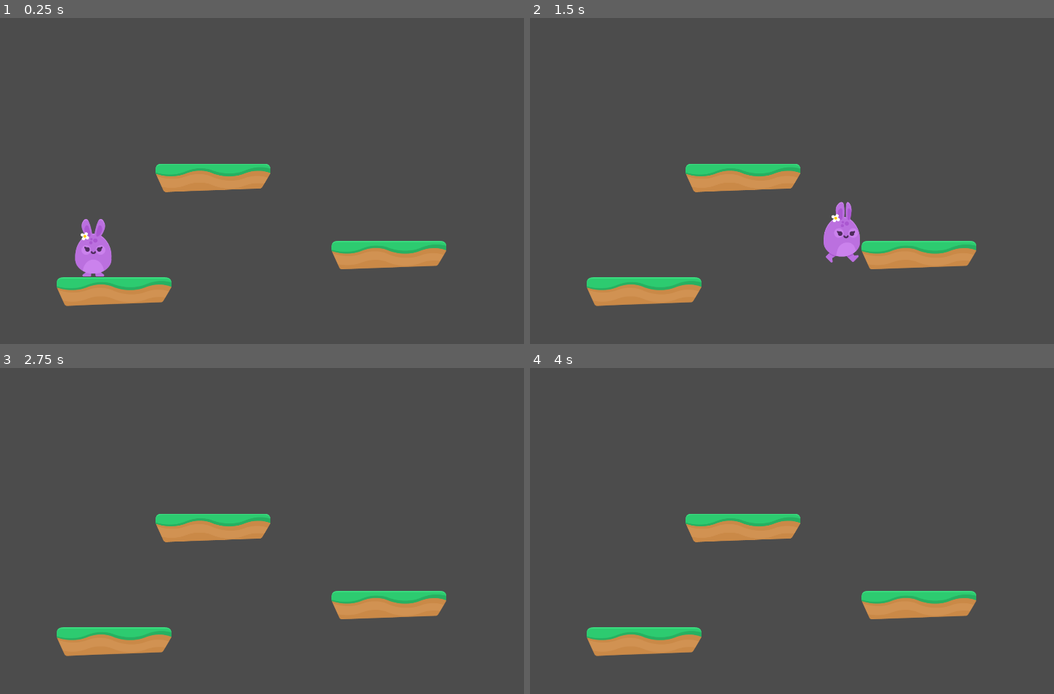
Above: before the commit, frames 1-4 (two rows, left to right).
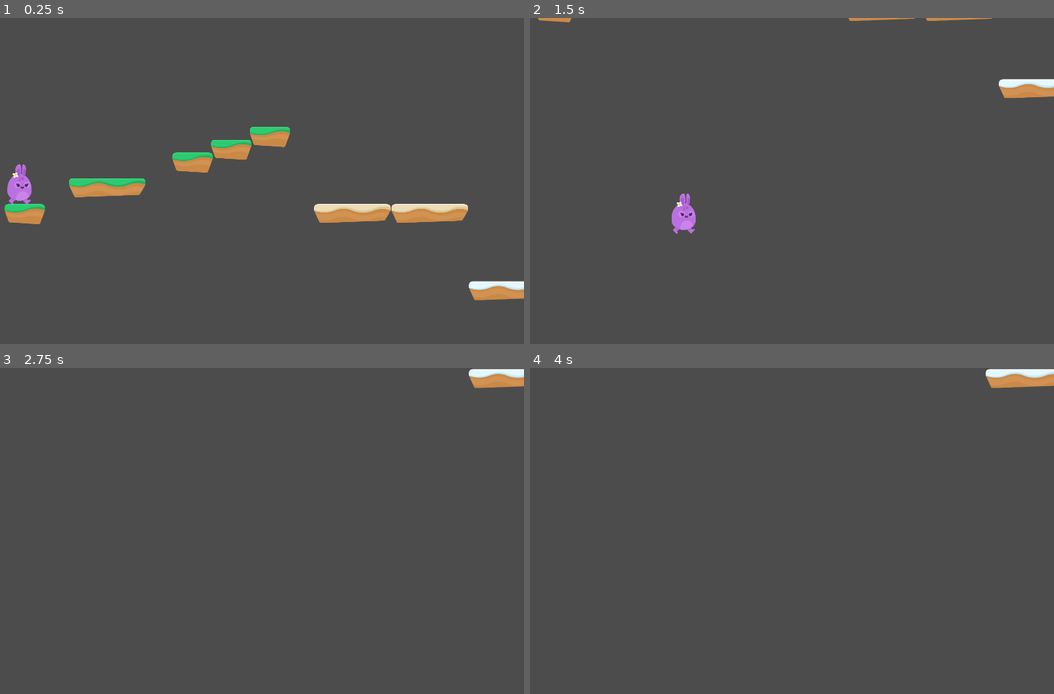
Above: after the commit, the same moments.

Repository: Helmbearer/Marco_Days
Game: Godot game, scene res://Scenes/Level1.tscn
The game is run twice, just before and just after one commit, with the same random seed, the same clock (stepped at 60 frames per second) and the same inputs.
Inputs:
- Up to frame 1 (0.25 s): no input
- Up to frame 2 (1.5 s): hold Right (ui_right) from 0.53 s (still down); tap Up (ui_up) at 0.77 s
- Up to frame 3 (2.75 s): tap Up (ui_up) at 1.52 s; release Right (ui_right) at 2.03 s; hold Left (ui_left) from 2.03 s (still down)
- Up to frame 4 (4 s): tap Enter at 2.75 s; release Left (ui_left) at 2.78 s; hold Right (ui_right) from 2.78 s (still down); tap Up (ui_up) at 3.02, 3.77 s; tap Space at 3.5 s

The runs differ from the first frame. In frame 1, 11% of the frame differs, in the area x 0-100%, y 33-89%; in frame 2, 7.2%; in frame 3, 5.7%; in frame 4, 5.9%.
Error after the commit: Parse Error: The function signature doesn't match the parent. Parent signature is: "void update()". (res://Scripts/PlayerAnimation.gd:3)

Commit message:
Collision, Platform edit and Camera

Diff:
--- /dev/null
+++ b/Hoppy_Days/Scenes/Camera2D.tscn
@@ -0,0 +1,26 @@
+[gd_scene format=2]
+
+[node name="Camera2D" type="Camera2D"]
+
+anchor_mode = 1
+rotating = false
+current = true
+zoom = Vector2( 1, 1 )
+limit_left = -10000000
+limit_top = -10000000
+limit_right = 10000000
+limit_bottom = 10000000
+limit_smoothed = false
+drag_margin_h_enabled = true
+drag_margin_v_enabled = true
+smoothing_enabled = false
+smoothing_speed = 5.0
+offset_v = 0.0
+offset_h = 0.0
+drag_margin_left = 0.2
+drag_margin_top = 0.2
+drag_margin_right = 0.2
+drag_margin_bottom = 0.2
+editor_draw_screen = true
+editor_draw_limits = false
+editor_draw_drag_margin = false
--- a/Hoppy_Days/Scenes/Level1.tscn
+++ b/Hoppy_Days/Scenes/Level1.tscn
@@ -1,85 +1,39 @@
-[gd_scene load_steps=3 format=2]
+[gd_scene load_steps=4 format=2]
 
 [ext_resource path="res://Scenes/Player.tscn" type="PackedScene" id=1]
-[ext_resource path="res://GFX/Environment/ground_grass.png" type="Texture" id=2]
+[ext_resource path="res://Scenes/Camera2D.tscn" type="PackedScene" id=2]
+[ext_resource path="res://Scenes/PlatformTiles.tres" type="TileSet" id=3]
 
 [node name="Level1" type="Node2D" index="0"]
 
 [node name="Player" parent="." index="0" instance=ExtResource( 1 )]
 
-position = Vector2( 496.533, 700.167 )
+position = Vector2( 78.1067, 887.064 )
 
-[node name="Platform" type="StaticBody2D" parent="." index="1"]
+[node name="Camera2D" parent="Player" index="2" instance=ExtResource( 2 )]
 
-editor/display_folded = true
-position = Vector2( 891.748, 529.392 )
-input_pickable = false
+zoom = Vector2( 1.5, 1.5 )
+limit_left = -300
+limit_bottom = 3000
+_sections_unfolded = [ "Limit" ]
+
+[node name="TileMap" type="TileMap" parent="." index="1"]
+
+position = Vector2( 2.78955, 41.8427 )
+mode = 0
+tile_set = ExtResource( 3 )
+cell_size = Vector2( 64, 64 )
+cell_quadrant_size = 16
+cell_custom_transform = Transform2D( 1, 0, 0, 1, 0, 0 )
+cell_half_offset = 2
+cell_tile_origin = 0
+cell_y_sort = false
+cell_clip_uv = false
+collision_use_kinematic = false
+collision_friction = 1.0
+collision_bounce = 0.0
 collision_layer = 1
 collision_mask = 1
-constant_linear_velocity = Vector2( 0, 0 )
-constant_angular_velocity = 0.0
-friction = 1.0
-bounce = 0.0
-__meta__ = {
-"_edit_group_": true
-}
-
-[node name="Sprite" type="Sprite" parent="Platform" index="0"]
-
-texture = ExtResource( 2 )
-
-[node name="CollisionPolygon2D" type="CollisionPolygon2D" parent="Platform" index="1"]
-
-visible = false
-build_mode = 0
-polygon = PoolVector2Array( -178.476, -47.3638, 177.591, -48.3794, 189.507, -39.6407, 190.253, -10.2574, 160.462, 37.0111, -161.282, 47.7359, -166.843, 38.2027, -191.073, -14.2296, -188.266, -38.7974, -183.895, -43.8673 )
-
-[node name="Platform2" type="StaticBody2D" parent="." index="2"]
-
-editor/display_folded = true
-position = Vector2( 1473.46, 785.368 )
-input_pickable = false
-collision_layer = 1
-collision_mask = 1
-constant_linear_velocity = Vector2( 0, 0 )
-constant_angular_velocity = 0.0
-friction = 1.0
-bounce = 0.0
-__meta__ = {
-"_edit_group_": true
-}
-
-[node name="Sprite" type="Sprite" parent="Platform2" index="0"]
-
-texture = ExtResource( 2 )
-
-[node name="CollisionPolygon2D" type="CollisionPolygon2D" parent="Platform2" index="1"]
-
-visible = false
-build_mode = 0
-polygon = PoolVector2Array( -178.476, -47.3638, 177.591, -48.3794, 189.507, -39.6407, 190.253, -10.2574, 160.462, 37.0111, -161.282, 47.7359, -166.843, 38.2027, -191.073, -14.2296, -188.266, -38.7974, -183.895, -43.8673 )
-
-[node name="Platform3" type="StaticBody2D" parent="." index="3"]
-
-editor/display_folded = true
-position = Vector2( 564.554, 906.281 )
-input_pickable = false
-collision_layer = 1
-collision_mask = 1
-constant_linear_velocity = Vector2( 0, 0 )
-constant_angular_velocity = 0.0
-friction = 1.0
-bounce = 0.0
-__meta__ = {
-"_edit_group_": true
-}
-
-[node name="Sprite" type="Sprite" parent="Platform3" index="0"]
-
-texture = ExtResource( 2 )
-
-[node name="CollisionPolygon2D" type="CollisionPolygon2D" parent="Platform3" index="1"]
-
-visible = false
-build_mode = 0
-polygon = PoolVector2Array( -178.476, -47.3638, 177.591, -48.3794, 189.507, -39.6407, 190.253, -10.2574, 160.462, 37.0111, -161.282, 47.7359, -166.843, 38.2027, -191.073, -14.2296, -188.266, -38.7974, -183.895, -43.8673 )
+occluder_light_mask = 1
+format = 1
+tile_data = PoolIntArray( 262216, 1, 0, 524369, 5, 0, 589843, 6, 0, 589888, 1, 0, 655376, 6, 0, 720909, 6, 0, 851973, 3, 0, 852039, 1, 0, 917590, 5, 0, 983040, 6, 0, 983064, 2, 0, 983070, 2, 0, 1048636, 1, 0, 1114157, 7, 0, 1245247, 1, 0, 1376292, 0, 0, 1376309, 0, 0, 1441885, 5, 0, 1441891, 5, 0, 1441898, 5, 0, 1507375, 7, 0 )
--- /dev/null
+++ b/Hoppy_Days/Scenes/PlatformTiles.tres
@@ -0,0 +1,205 @@
+[gd_resource type="TileSet" load_steps=21 format=2]
+
+[ext_resource path="res://GFX/Environment/ground_snow.png" type="Texture" id=1]
+[ext_resource path="res://GFX/Environment/ground_cake.png" type="Texture" id=2]
+[ext_resource path="res://GFX/Environment/ground_sand.png" type="Texture" id=3]
+[ext_resource path="res://GFX/Environment/ground_grass.png" type="Texture" id=4]
+[ext_resource path="res://GFX/Environment/ground_sand_small.png" type="Texture" id=5]
+[ext_resource path="res://GFX/Environment/ground_cake_small.png" type="Texture" id=6]
+[ext_resource path="res://GFX/Environment/ground_grass_small.png" type="Texture" id=7]
+[ext_resource path="res://GFX/Environment/ground_snow_small.png" type="Texture" id=8]
+
+[sub_resource type="ConvexPolygonShape2D" id=1]
+
+custom_solver_bias = 0.0
+points = PoolVector2Array( -164.078, 43.5098, -190.248, -14.2064, -190.248, -28.5458, -189.531, -35.7155, -184.87, -43.6022, -176.984, -47.1871, 171.465, -47.9041, 178.276, -46.8286, 186.88, -41.8098, 191.181, -33.2061, 190.823, -15.2819, 162.144, 33.1138, 157.842, 35.9816, -161.569, 47.0947 )
+
+[sub_resource type="ConvexPolygonShape2D" id=2]
+
+custom_solver_bias = 0.0
+points = PoolVector2Array( -164.078, 43.5098, -190.248, -14.2064, -190.248, -28.5458, -189.531, -35.7155, -184.87, -43.6022, -176.984, -47.1871, 171.465, -47.9041, 178.276, -46.8286, 186.88, -41.8098, 191.181, -33.2061, 190.823, -15.2819, 162.144, 33.1138, 157.842, 35.9816, -161.569, 47.0947 )
+
+[sub_resource type="ConvexPolygonShape2D" id=3]
+
+custom_solver_bias = 0.0
+points = PoolVector2Array( -164.078, 43.5098, -190.248, -14.2064, -190.248, -28.5458, -189.531, -35.7155, -184.87, -43.6022, -176.984, -47.1871, 171.465, -47.9041, 178.276, -46.8286, 186.88, -41.8098, 191.181, -33.2061, 190.823, -15.2819, 162.144, 33.1138, 157.842, 35.9816, -161.569, 47.0947 )
+
+[sub_resource type="ConvexPolygonShape2D" id=4]
+
+custom_solver_bias = 0.0
+points = PoolVector2Array( -164.078, 43.5098, -190.248, -14.2064, -190.248, -28.5458, -189.531, -35.7155, -184.87, -43.6022, -176.984, -47.1871, 171.465, -47.9041, 178.276, -46.8286, 186.88, -41.8098, 191.181, -33.2061, 190.823, -15.2819, 162.144, 33.1138, 157.842, 35.9816, -161.569, 47.0947 )
+
+[sub_resource type="ConvexPolygonShape2D" id=5]
+
+custom_solver_bias = 0.0
+points = PoolVector2Array( -85.9215, -49.6223, 84.967, -49.9776, 92.2667, -48.5177, 96.9386, -44.1378, 100.734, -37.1301, 101.026, -18.7348, 88.1788, 16.0119, 76.2074, 47.8387, 73.5795, 50.4666, -74.459, 41.7069, -79.4767, 38.6088, -91.3859, 4.78125 )
+
+[sub_resource type="ConvexPolygonShape2D" id=6]
+
+custom_solver_bias = 0.0
+points = PoolVector2Array( -85.9215, -49.6223, -91.3859, 4.78125, -99.0781, -16.3725, -99.7339, -24.7031, -99.1643, -39.085, -93.8956, -45.7776, -90.3357, -48.6255 )
+
+[sub_resource type="ConvexPolygonShape2D" id=7]
+
+custom_solver_bias = 0.0
+points = PoolVector2Array( -85.9215, -49.6223, 84.967, -49.9776, 92.2667, -48.5177, 96.9386, -44.1378, 100.734, -37.1301, 101.026, -18.7348, 88.1788, 16.0119, 76.2074, 47.8387, 73.5795, 50.4666, -74.459, 41.7069, -79.4767, 38.6088, -91.3859, 4.78125 )
+
+[sub_resource type="ConvexPolygonShape2D" id=8]
+
+custom_solver_bias = 0.0
+points = PoolVector2Array( -85.9215, -49.6223, -91.3859, 4.78125, -99.0781, -16.3725, -99.7339, -24.7031, -99.1643, -39.085, -93.8956, -45.7776, -90.3357, -48.6255 )
+
+[sub_resource type="ConvexPolygonShape2D" id=9]
+
+custom_solver_bias = 0.0
+points = PoolVector2Array( -85.9215, -49.6223, 84.967, -49.9776, 92.2667, -48.5177, 96.9386, -44.1378, 100.734, -37.1301, 101.026, -18.7348, 88.1788, 16.0119, 76.2074, 47.8387, 73.5795, 50.4666, -74.459, 41.7069, -79.4767, 38.6088, -91.3859, 4.78125 )
+
+[sub_resource type="ConvexPolygonShape2D" id=10]
+
+custom_solver_bias = 0.0
+points = PoolVector2Array( -85.9215, -49.6223, -91.3859, 4.78125, -99.0781, -16.3725, -99.7339, -24.7031, -99.1643, -39.085, -93.8956, -45.7776, -90.3357, -48.6255 )
+
+[sub_resource type="ConvexPolygonShape2D" id=11]
+
+custom_solver_bias = 0.0
+points = PoolVector2Array( -85.9215, -49.6223, 84.967, -49.9776, 92.2667, -48.5177, 96.9386, -44.1378, 100.734, -37.1301, 101.026, -18.7348, 88.1788, 16.0119, 76.2074, 47.8387, 73.5795, 50.4666, -74.459, 41.7069, -79.4767, 38.6088, -91.3859, 4.78125 )
+
+[sub_resource type="ConvexPolygonShape2D" id=12]
+
+custom_solver_bias = 0.0
+points = PoolVector2Array( -85.9215, -49.6223, -91.3859, 4.78125, -99.0781, -16.3725, -99.7339, -24.7031, -99.1643, -39.085, -93.8956, -45.7776, -90.3357, -48.6255 )
+
+[resource]
+
+0/name = "Ground_Snow"
+0/texture = ExtResource( 1 )
+0/tex_offset = Vector2( 0, 0 )
+0/modulate = Color( 1, 1, 1, 1 )
+0/region = Rect2( 0, 0, 380, 94 )
+0/is_autotile = false
+0/occluder_offset = Vector2( 190, 47 )
+0/navigation_offset = Vector2( 190, 47 )
+0/shapes = [ {
+"autotile_coord": Vector2( 0, 0 ),
+"one_way": false,
+"shape": SubResource( 1 ),
+"shape_transform": Transform2D( 1, 0, 0, 1, 190, 47 )
+} ]
+1/name = "Ground_Cake"
+1/texture = ExtResource( 2 )
+1/tex_offset = Vector2( 0, 0 )
+1/modulate = Color( 1, 1, 1, 1 )
+1/region = Rect2( 0, 0, 380, 94 )
+1/is_autotile = false
+1/occluder_offset = Vector2( 190, 47 )
+1/navigation_offset = Vector2( 190, 47 )
+1/shapes = [ {
+"autotile_coord": Vector2( 0, 0 ),
+"one_way": false,
+"shape": SubResource( 2 ),
+"shape_transform": Transform2D( 1, 0, 0, 1, 190, 47 )
+} ]
+2/name = "Ground_Sand"
+2/texture = ExtResource( 3 )
+2/tex_offset = Vector2( 0, 0 )
+2/modulate = Color( 1, 1, 1, 1 )
+2/region = Rect2( 0, 0, 380, 94 )
+2/is_autotile = false
+2/occluder_offset = Vector2( 190, 47 )
+2/navigation_offset = Vector2( 190, 47 )
+2/shapes = [ {
+"autotile_coord": Vector2( 0, 0 ),
+"one_way": false,
+"shape": SubResource( 3 ),
+"shape_transform": Transform2D( 1, 0, 0, 1, 190, 47 )
+} ]
+3/name = "Ground_Grass"
+3/texture = ExtResource( 4 )
+3/tex_offset = Vector2( 0, 0 )
+3/modulate = Color( 1, 1, 1, 1 )
+3/region = Rect2( 0, 0, 380, 94 )
+3/is_autotile = false
+3/occluder_offset = Vector2( 190, 47 )
+3/navigation_offset = Vector2( 190, 47 )
+3/shapes = [ {
+"autotile_coord": Vector2( 0, 0 ),
+"one_way": false,
+"shape": SubResource( 4 ),
+"shape_transform": Transform2D( 1, 0, 0, 1, 190, 47 )
+} ]
+4/name = "Ground_Sand_Small4"
+4/texture = ExtResource( 5 )
+4/tex_offset = Vector2( 0, 0 )
+4/modulate = Color( 1, 1, 1, 1 )
+4/region = Rect2( 0, 0, 201, 100 )
+4/is_autotile = false
+4/occluder_offset = Vector2( 100.5, 50 )
+4/navigation_offset = Vector2( 100.5, 50 )
+4/shapes = [ {
+"autotile_coord": Vector2( 0, 0 ),
+"one_way": false,
+"shape": SubResource( 5 ),
+"shape_transform": Transform2D( 1, 0, 0, 1, 100.5, 50 )
+}, {
+"autotile_coord": Vector2( 0, 0 ),
+"one_way": false,
+"shape": SubResource( 6 ),
+"shape_transform": Transform2D( 1, 0, 0, 1, 100.5, 50 )
+} ]
+5/name = "Ground_Cake_Small2"
+5/texture = ExtResource( 6 )
+5/tex_offset = Vector2( 0, 0 )
+5/modulate = Color( 1, 1, 1, 1 )
+5/region = Rect2( 0, 0, 201, 100 )
+5/is_autotile = false
+5/occluder_offset = Vector2( 100.5, 50 )
+5/navigation_offset = Vector2( 100.5, 50 )
+5/shapes = [ {
+"autotile_coord": Vector2( 0, 0 ),
+"one_way": false,
+"shape": SubResource( 7 ),
+"shape_transform": Transform2D( 1, 0, 0, 1, 100.5, 50 )
+}, {
+"autotile_coord": Vector2( 0, 0 ),
+"one_way": false,
+"shape": SubResource( 8 ),
+"shape_transform": Transform2D( 1, 0, 0, 1, 100.5, 50 )
+} ]
+6/name = "Ground_Grass_Small3"
+6/texture = ExtResource( 7 )
+6/tex_offset = Vector2( 0, 0 )
+6/modulate = Color( 1, 1, 1, 1 )
+6/region = Rect2( 0, 0, 201, 100 )
+6/is_autotile = false
+6/occluder_offset = Vector2( 100.5, 50 )
+6/navigation_offset = Vector2( 100.5, 50 )
+6/shapes = [ {
+"autotile_coord": Vector2( 0, 0 ),
+"one_way": false,
+"shape": SubResource( 9 ),
+"shape_transform": Transform2D( 1, 0, 0, 1, 100.5, 50 )
+}, {
+"autotile_coord": Vector2( 0, 0 ),
+"one_way": false,
+"shape": SubResource( 10 ),
+"shape_transform": Transform2D( 1, 0, 0, 1, 100.5, 50 )
+} ]
+7/name = "Ground_Snow_Small"
+7/texture = ExtResource( 8 )
+7/tex_offset = Vector2( 0, 0 )
+7/modulate = Color( 1, 1, 1, 1 )
+7/region = Rect2( 0, 0, 201, 100 )
+7/is_autotile = false
+7/occluder_offset = Vector2( 100.5, 50 )
+7/navigation_offset = Vector2( 100.5, 50 )
+7/shapes = [ {
+"autotile_coord": Vector2( 0, 0 ),
+"one_way": false,
+"shape": SubResource( 11 ),
+"shape_transform": Transform2D( 1, 0, 0, 1, 100.5, 50 )
+}, {
+"autotile_coord": Vector2( 0, 0 ),
+"one_way": false,
+"shape": SubResource( 12 ),
+"shape_transform": Transform2D( 1, 0, 0, 1, 100.5, 50 )
+} ]
--- /dev/null
+++ b/Hoppy_Days/Scenes/Platforms.tscn
@@ -0,0 +1,212 @@
+[gd_scene load_steps=9 format=2]
+
+[ext_resource path="res://GFX/Environment/ground_snow.png" type="Texture" id=1]
+[ext_resource path="res://GFX/Environment/ground_cake.png" type="Texture" id=2]
+[ext_resource path="res://GFX/Environment/ground_sand.png" type="Texture" id=3]
+[ext_resource path="res://GFX/Environment/ground_grass.png" type="Texture" id=4]
+[ext_resource path="res://GFX/Environment/ground_sand_small.png" type="Texture" id=5]
+[ext_resource path="res://GFX/Environment/ground_cake_small.png" type="Texture" id=6]
+[ext_resource path="res://GFX/Environment/ground_grass_small.png" type="Texture" id=7]
+[ext_resource path="res://GFX/Environment/ground_snow_small.png" type="Texture" id=8]
+
+[node name="Platforms" type="Node2D"]
+
+[node name="Ground_Snow" type="Sprite" parent="." index="0"]
+
+position = Vector2( 921.417, 556.375 )
+texture = ExtResource( 1 )
+__meta__ = {
+"_edit_group_": true
+}
+
+[node name="StaticBody2D" type="StaticBody2D" parent="Ground_Snow" index="0"]
+
+input_pickable = false
+collision_layer = 2
+collision_mask = 1
+constant_linear_velocity = Vector2( 0, 0 )
+constant_angular_velocity = 0.0
+friction = 1.0
+bounce = 0.0
+_sections_unfolded = [ "Collision" ]
+
+[node name="CollisionPolygon2D" type="CollisionPolygon2D" parent="Ground_Snow/StaticBody2D" index="0"]
+
+visible = false
+build_mode = 0
+polygon = PoolVector2Array( -161.569, 47.0947, 157.842, 35.9816, 162.144, 33.1138, 190.823, -15.2819, 191.181, -33.2061, 186.88, -41.8098, 178.276, -46.8286, 171.465, -47.9041, -176.984, -47.1871, -184.87, -43.6022, -189.531, -35.7155, -190.248, -28.5458, -190.248, -14.2064, -164.078, 43.5098 )
+
+[node name="Ground_Cake" type="Sprite" parent="." index="1"]
+
+position = Vector2( 919.747, 780.179 )
+texture = ExtResource( 2 )
+__meta__ = {
+"_edit_group_": true
+}
+
+[node name="StaticBody2D" type="StaticBody2D" parent="Ground_Cake" index="0"]
+
+input_pickable = false
+collision_layer = 2
+collision_mask = 1
+constant_linear_velocity = Vector2( 0, 0 )
+constant_angular_velocity = 0.0
+friction = 1.0
+bounce = 0.0
+_sections_unfolded = [ "Collision" ]
+
+[node name="CollisionPolygon2D" type="CollisionPolygon2D" parent="Ground_Cake/StaticBody2D" index="0"]
+
+visible = false
+build_mode = 0
+polygon = PoolVector2Array( -161.569, 47.0947, 157.842, 35.9816, 162.144, 33.1138, 190.823, -15.2819, 191.181, -33.2061, 186.88, -41.8098, 178.276, -46.8286, 171.465, -47.9041, -176.984, -47.1871, -184.87, -43.6022, -189.531, -35.7155, -190.248, -28.5458, -190.248, -14.2064, -164.078, 43.5098 )
+
+[node name="Ground_Sand" type="Sprite" parent="." index="2"]
+
+position = Vector2( 908.985, 667.238 )
+texture = ExtResource( 3 )
+__meta__ = {
+"_edit_group_": true
+}
+
+[node name="StaticBody2D" type="StaticBody2D" parent="Ground_Sand" index="0"]
+
+input_pickable = false
+collision_layer = 2
+collision_mask = 1
+constant_linear_velocity = Vector2( 0, 0 )
+constant_angular_velocity = 0.0
+friction = 1.0
+bounce = 0.0
+_sections_unfolded = [ "Collision" ]
+
+[node name="CollisionPolygon2D" type="CollisionPolygon2D" parent="Ground_Sand/StaticBody2D" index="0"]
+
+visible = false
+build_mode = 0
+polygon = PoolVector2Array( -161.569, 47.0947, 157.842, 35.9816, 162.144, 33.1138, 190.823, -15.2819, 191.181, -33.2061, 186.88, -41.8098, 178.276, -46.8286, 171.465, -47.9041, -176.984, -47.1871, -184.87, -43.6022, -189.531, -35.7155, -190.248, -28.5458, -190.248, -14.2064, -164.078, 43.5098 )
+
+[node name="Ground_Grass" type="Sprite" parent="." index="3"]
+
+position = Vector2( 913.996, 896.053 )
+texture = ExtResource( 4 )
+__meta__ = {
+"_edit_group_": true
+}
+
+[node name="StaticBody2D" type="StaticBody2D" parent="Ground_Grass" index="0"]
+
+input_pickable = false
+collision_layer = 2
+collision_mask = 1
+constant_linear_velocity = Vector2( 0, 0 )
+constant_angular_velocity = 0.0
+friction = 1.0
+bounce = 0.0
+_sections_unfolded = [ "Collision" ]
+
+[node name="CollisionPolygon2D" type="CollisionPolygon2D" parent="Ground_Grass/StaticBody2D" index="0"]
+
+visible = false
+build_mode = 0
+polygon = PoolVector2Array( -161.569, 47.0947, 157.842, 35.9816, 162.144, 33.1138, 190.823, -15.2819, 191.181, -33.2061, 186.88, -41.8098, 178.276, -46.8286, 171.465, -47.9041, -176.984, -47.1871, -184.87, -43.6022, -189.531, -35.7155, -190.248, -28.5458, -190.248, -14.2064, -164.078, 43.5098 )
+
+[node name="Ground_Sand_Small4" type="Sprite" parent="." index="4"]
+
+position = Vector2( 1292.51, 674.392 )
+texture = ExtResource( 5 )
+__meta__ = {
+"_edit_group_": true
+}
+
+[node name="StaticBody2D" type="StaticBody2D" parent="Ground_Sand_Small4" index="0"]
+
+input_pickable = false
+collision_layer = 2
+collision_mask = 1
+constant_linear_velocity = Vector2( 0, 0 )
+constant_angular_velocity = 0.0
+friction = 1.0
+bounce = 0.0
+_sections_unfolded = [ "Collision" ]
+
+[node name="CollisionPolygon2D" type="CollisionPolygon2D" parent="Ground_Sand_Small4/StaticBody2D" index="0"]
+
+visible = false
+build_mode = 0
+polygon = PoolVector2Array( -74.459, 41.7069, 73.5795, 50.4666, 76.2074, 47.8387, 88.1788, 16.0119, 101.026, -18.7348, 100.734, -37.1301, 96.9386, -44.1378, 92.2667, -48.5177, 84.967, -49.9776, -85.9215, -49.6223, -90.3357, -48.6255, -93.8956, -45.7776, -99.1643, -39.085, -99.7339, -24.7031, -99.0781, -16.3725, -91.3859, 4.78125, -79.4767, 38.6088 )
+
+[node name="Ground_Cake_Small2" type="Sprite" parent="." index="5"]
+
+position = Vector2( 1298.26, 779.31 )
+texture = ExtResource( 6 )
+__meta__ = {
+"_edit_group_": true
+}
+
+[node name="StaticBody2D" type="StaticBody2D" parent="Ground_Cake_Small2" index="0"]
+
+input_pickable = false
+collision_layer = 2
+collision_mask = 1
+constant_linear_velocity = Vector2( 0, 0 )
+constant_angular_velocity = 0.0
+friction = 1.0
+bounce = 0.0
+_sections_unfolded = [ "Collision" ]
+
+[node name="CollisionPolygon2D" type="CollisionPolygon2D" parent="Ground_Cake_Small2/StaticBody2D" index="0"]
+
+visible = false
+build_mode = 0
+polygon = PoolVector2Array( -74.459, 41.7069, 73.5795, 50.4666, 76.2074, 47.8387, 88.1788, 16.0119, 101.026, -18.7348, 100.734, -37.1301, 96.9386, -44.1378, 92.2667, -48.5177, 84.967, -49.9776, -85.9215, -49.6223, -90.3357, -48.6255, -93.8956, -45.7776, -99.1643, -39.085, -99.7339, -24.7031, -99.0781, -16.3725, -91.3859, 4.78125, -79.4767, 38.6088 )
+
+[node name="Ground_Grass_Small3" type="Sprite" parent="." index="6"]
+
+position = Vector2( 1299.93, 894.553 )
+texture = ExtResource( 7 )
+__meta__ = {
+"_edit_group_": true
+}
+
+[node name="StaticBody2D" type="StaticBody2D" parent="Ground_Grass_Small3" index="0"]
+
+input_pickable = false
+collision_layer = 2
+collision_mask = 1
+constant_linear_velocity = Vector2( 0, 0 )
+constant_angular_velocity = 0.0
+friction = 1.0
+bounce = 0.0
+_sections_unfolded = [ "Collision" ]
+
+[node name="CollisionPolygon2D" type="CollisionPolygon2D" parent="Ground_Grass_Small3/StaticBody2D" index="0"]
+
+visible = false
+build_mode = 0
+polygon = PoolVector2Array( -74.459, 41.7069, 73.5795, 50.4666, 76.2074, 47.8387, 88.1788, 16.0119, 101.026, -18.7348, 100.734, -37.1301, 96.9386, -44.1378, 92.2667, -48.5177, 84.967, -49.9776, -85.9215, -49.6223, -90.3357, -48.6255, -93.8956, -45.7776, -99.1643, -39.085, -99.7339, -24.7031, -99.0781, -16.3725, -91.3859, 4.78125, -79.4767, 38.6088 )
+
+[node name="Ground_Snow_Small" type="Sprite" parent="." index="7"]
+
+position = Vector2( 1307.55, 560.82 )
+texture = ExtResource( 8 )
+__meta__ = {
+"_edit_group_": true
+}
+
+[node name="StaticBody2D" type="StaticBody2D" parent="Ground_Snow_Small" index="0"]
+
+input_pickable = false
+collision_layer = 2
+collision_mask = 1
+constant_linear_velocity = Vector2( 0, 0 )
+constant_angular_velocity = 0.0
+friction = 1.0
+bounce = 0.0
+_sections_unfolded = [ "Collision" ]
+
+[node name="CollisionPolygon2D" type="CollisionPolygon2D" parent="Ground_Snow_Small/StaticBody2D" index="0"]
+
+visible = false
+build_mode = 0
+polygon = PoolVector2Array( -74.459, 41.7069, 73.5795, 50.4666, 76.2074, 47.8387, 88.1788, 16.0119, 101.026, -18.7348, 100.734, -37.1301, 96.9386, -44.1378, 92.2667, -48.5177, 84.967, -49.9776, -85.9215, -49.6223, -90.3357, -48.6255, -93.8956, -45.7776, -99.1643, -39.085, -99.7339, -24.7031, -99.0781, -16.3725, -91.3859, 4.78125, -79.4767, 38.6088 )
--- a/Hoppy_Days/Scenes/Player.tscn
+++ b/Hoppy_Days/Scenes/Player.tscn
@@ -1,14 +1,15 @@
-[gd_scene load_steps=10 format=2]
+[gd_scene load_steps=11 format=2]
 
 [ext_resource path="res://Scripts/Player.gd" type="Script" id=1]
 [ext_resource path="res://GFX/Players/bunny2_stand.png" type="Texture" id=2]
 [ext_resource path="res://GFX/Players/bunny2_ready.png" type="Texture" id=3]
 [ext_resource path="res://GFX/Players/bunny2_walk1.png" type="Texture" id=4]
 [ext_resource path="res://GFX/Players/bunny2_walk2.png" type="Texture" id=5]
-[ext_resource path="res://GFX/Players/bunny2_hurt.png" type="Texture" id=6]
-[ext_resource path="res://GFX/Players/bunny2_jump.png" type="Texture" id=7]
+[ext_resource path="res://GFX/Players/bunny2_jump.png" type="Texture" id=6]
+[ext_resource path="res://GFX/Players/bunny2_hurt.png" type="Texture" id=7]
+[ext_resource path="res://Scripts/PlayerAnimation.gd" type="Script" id=8]
 
-[sub_resource type="SpriteFrames" id=2]
+[sub_resource type="SpriteFrames" id=1]
 
 animations = [ {
 "frames": [ ExtResource( 2 ), ExtResource( 3 ) ],
@@ -23,16 +24,16 @@
 }, {
 "frames": [ ExtResource( 6 ) ],
 "loop": true,
-"name": "hurt",
+"name": "jump",
 "speed": 5.0
 }, {
 "frames": [ ExtResource( 7 ) ],
 "loop": true,
-"name": "jump",
+"name": "hurt",
 "speed": 5.0
 } ]
 
-[sub_resource type="CapsuleShape2D" id=1]
+[sub_resource type="CapsuleShape2D" id=2]
 
 custom_solver_bias = 0.0
 radius = 60.0
@@ -42,20 +43,21 @@
 
 input_pickable = false
 collision_layer = 1
-collision_mask = 1
+collision_mask = 2
 collision/safe_margin = 0.08
 script = ExtResource( 1 )
-_sections_unfolded = [ "Transform" ]
+_sections_unfolded = [ "Collision", "Pickable", "Transform" ]
 __meta__ = {
 "_edit_group_": true
 }
 
 [node name="AnimatedSprite" type="AnimatedSprite" parent="." index="0"]
 
-frames = SubResource( 2 )
+frames = SubResource( 1 )
 animation = "run"
+script = ExtResource( 8 )
 
 [node name="CollisionShape2D" type="CollisionShape2D" parent="." index="1"]
 
 position = Vector2( -0.61348, 21.8195 )
-shape = SubResource( 1 )
+shape = SubResource( 2 )
--- a/Hoppy_Days/Scripts/Player.gd
+++ b/Hoppy_Days/Scripts/Player.gd
@@ -10,11 +10,20 @@
 
 
 func _physics_process(delta):
+	update_motion(delta)
+
+func _process(delta):
+	update_animation(motion)
+
+func update_motion(delta):
 	fall(delta)
 	run()
 	jump()
 	move_and_slide(motion, UP)
 
+
+func update_animation(motion):
+	$AnimatedSprite.update(motion)
 
 func fall(delta):
 	if is_on_floor():
@@ -26,19 +35,13 @@
 func run():
 	if Input.is_action_pressed("ui_right") and Input.is_action_pressed("ui_left"):
 		motion.x = 0
-		$AnimatedSprite.play("idle")
 	elif Input.is_action_pressed("ui_right"):
 		motion.x = SPEED
-		$AnimatedSprite.flip_h = false
-		$AnimatedSprite.play("run")
 	elif Input.is_action_pressed("ui_left"):
 		motion.x = -SPEED
-		$AnimatedSprite.flip_h = true
-		$AnimatedSprite.play("run")
 	else:
 		motion.x = 0
-		$AnimatedSprite.flip_h = false
-		$AnimatedSprite.play("idle")
+
 
 
 
--- /dev/null
+++ b/Hoppy_Days/Scripts/PlayerAnimation.gd
@@ -0,0 +1,13 @@
+extends AnimatedSprite
+
+func update(motion):
+	if motion.y < 0:
+		play("jump")
+	elif motion.x > 0:
+		play("run")
+		flip_h = false
+	elif motion.x < 0:
+		play("run")
+		flip_h = true
+	else:
+		play("idle")
--- a/Hoppy_Days/project.godot
+++ b/Hoppy_Days/project.godot
@@ -34,6 +34,11 @@
 , Object(InputEventKey,"resource_local_to_scene":false,"resource_name":"","device":0,"alt":false,"shift":false,"control":false,"meta":false,"command":false,"pressed":false,"scancode":32,"unicode":0,"echo":false,"script":null)
  ]
 
+[layer_names]
+
+2d_physics/layer_1="Player"
+2d_physics/layer_2="Terrain"
+
 [rendering]
 
 environment/default_environment="res://default_env.tres"
